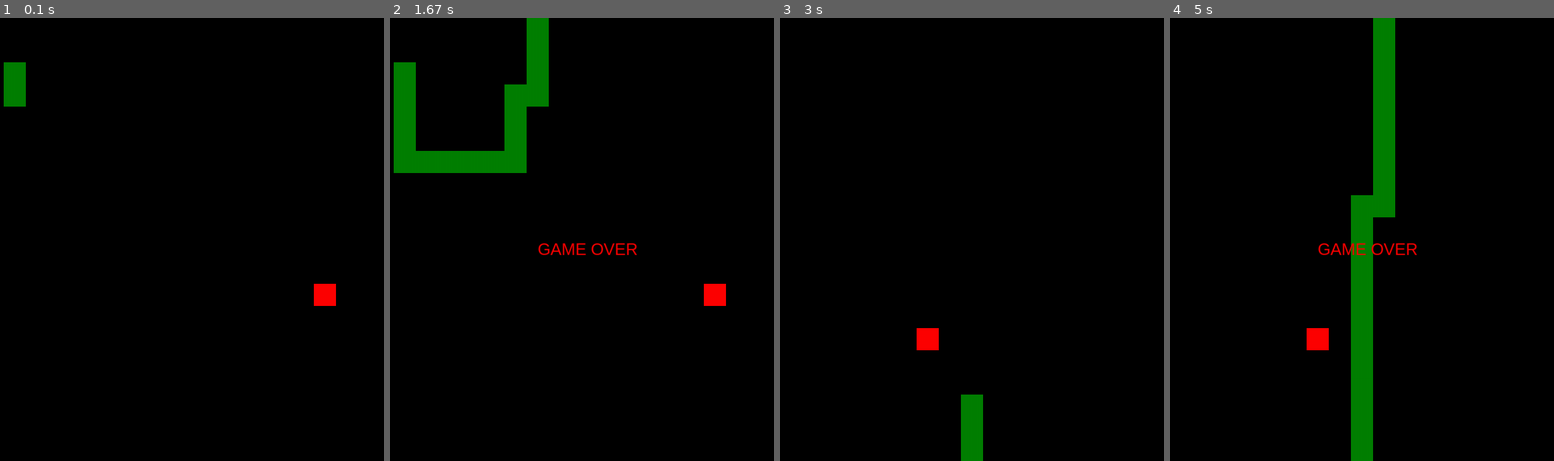
Above: before the commit, frames 1-4 (left to right).
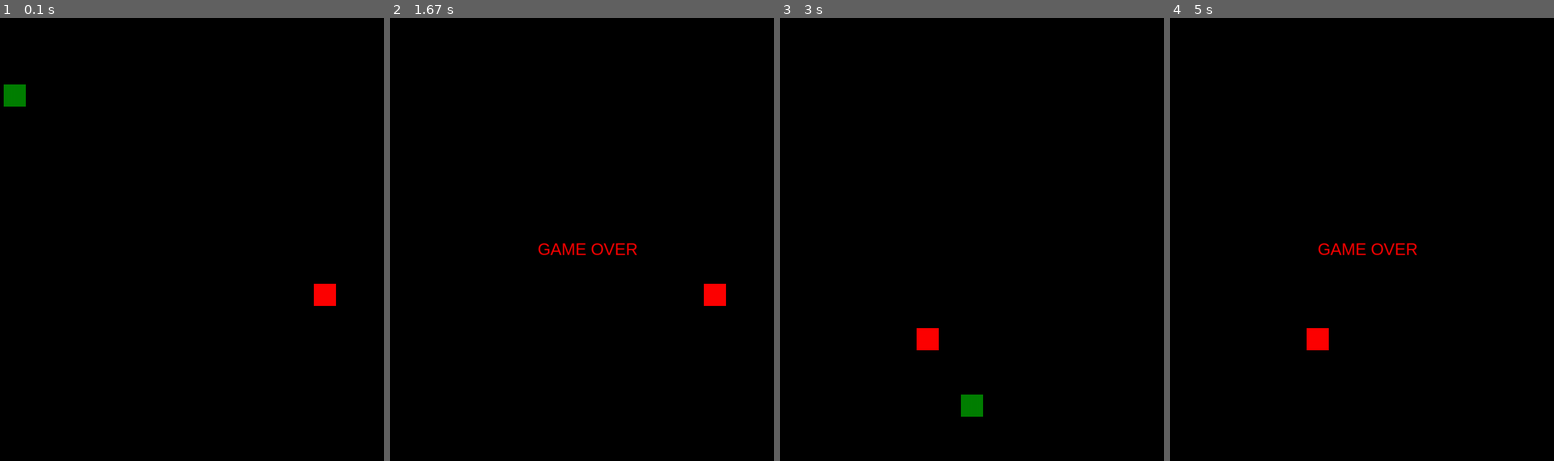
Above: after the commit, the same moments.

Repository: azor40k/pygame-snake
Game: pygame game, started from app.py
Two runs of this game, one before a commit and one after it. Both use one fixed random seed, a clock stepped at 60 frames per second and the inputs below.
Inputs:
- Up to frame 1 (0.1 s): no input
- Up to frame 2 (1.67 s): hold Right 0.33-0.8 s; hold Up 0.83-1.13 s; tap Z at 0.9, 1.23 s; hold Right 1.17-1.63 s
- Up to frame 3 (3 s): tap Enter at 2.23 s; hold Down 2.63-2.98 s; tap Z at 2.7 s
- Up to frame 4 (5 s): hold Right 3.85-4.48 s; tap Z at 3.92, 4.22 s; tap Enter at 4.92 s

The runs differ from the first frame. In frame 1, 0.3% of the frame differs, in the area x 0-7%, y 10-15%; in frame 2, 4.9%; in frame 3, 0.6%; in frame 4, 6.0%, in the area x 47-59%, y 0-100%.

Commit message:
fix snake

Diff:
--- a/models/snake.py
+++ b/models/snake.py
@@ -35,6 +35,7 @@
         self.display()
 
     def display(self):
+        self.screen_parent.fill(colors.BLACK)
         for i in range(self.length):
             self.screen_parent.blit(self.body, (self.x[i], self.y[i]))
 
